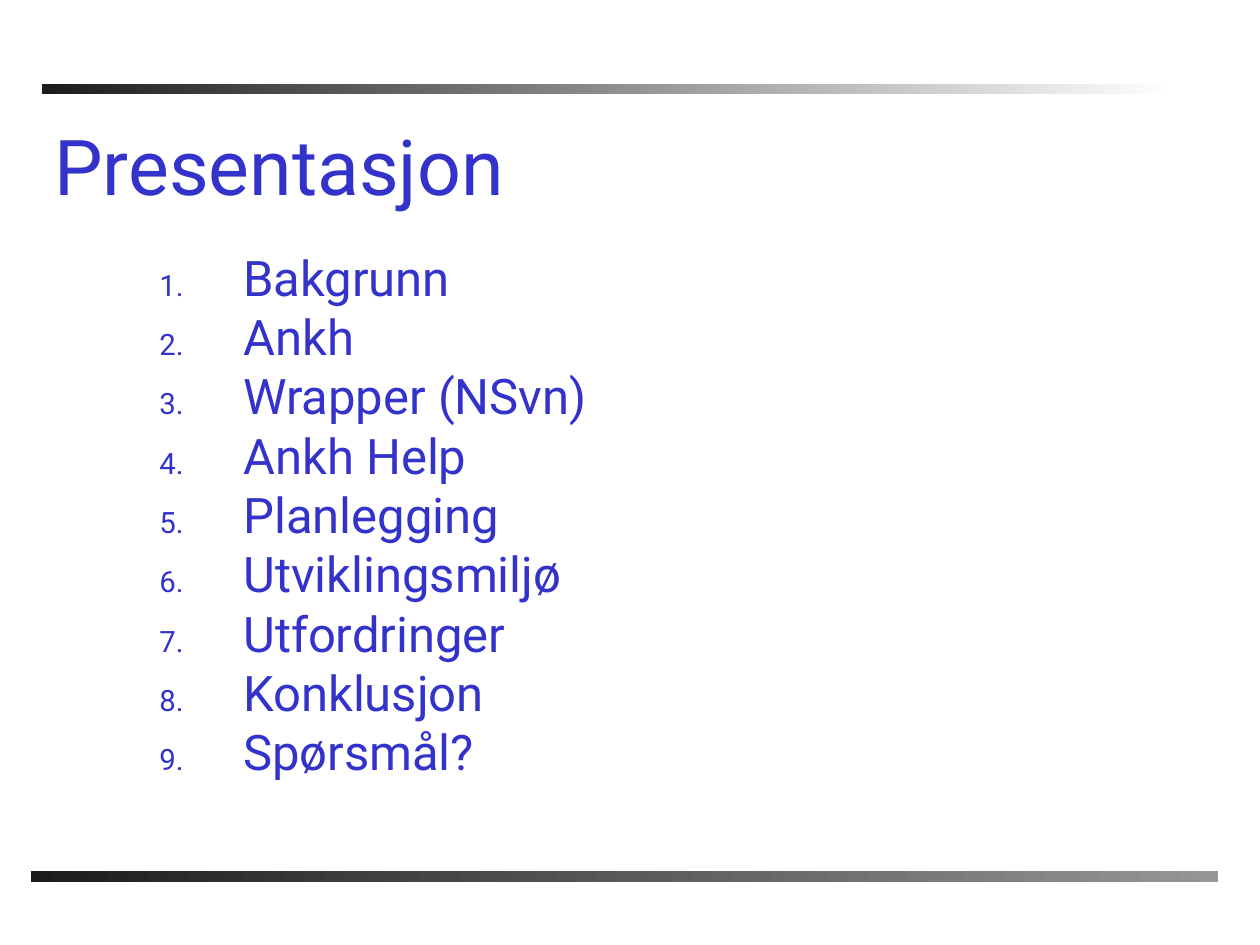
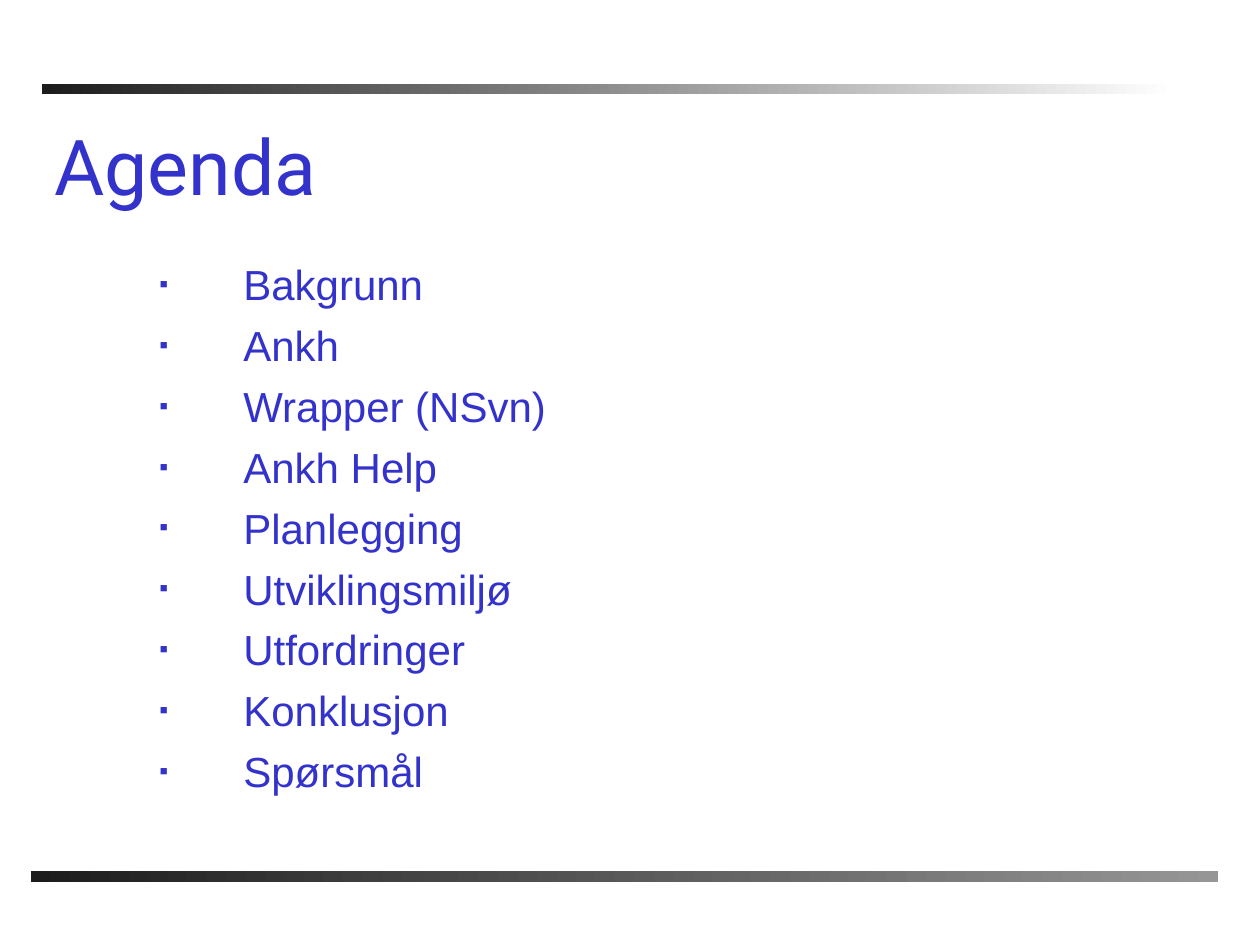
Before and after one commit to AnkhSVN/AnkhSVN, a slide deck: slide 2 of doc/powerpoint/Subversion_addin_for_VS.NET.ppt. Drawn at 1260x945 pixels with LibreOffice and Linux fonts; fonts in the diff are those of the drawing; background and template pictures are left out. Boxes give left, top, right and bottom in pixels: in the first picture for what was removed or moved away, otherwise in the second. Text is boxed around its words. In the diff, an @@ line names an element or a change of style, - is before the commit and + after.

```diff
--- a/doc/powerpoint/Subversion_addin_for_VS.NET.ppt
+++ b/doc/powerpoint/Subversion_addin_for_VS.NET.ppt
@@ title at <box>54,137,316,211</box>: text changed @@
-Presentasjon
+Agenda
@@ text at <box>243,269,546,735</box>: size 28 to 24 pt, font Roboto to Arial; bullet 1. to ▪; line spacing 0.8 to 1; less space between paragraphs @@
@@ text at <box>243,754,423,796</box>: text changed; size 28 to 24 pt; font Roboto to Arial @@
-9. Spørsmål?
+▪ Spørsmål
```
Also in this commit, not shown: 15 other slides changed, 2 slides added, 2 slides removed.
